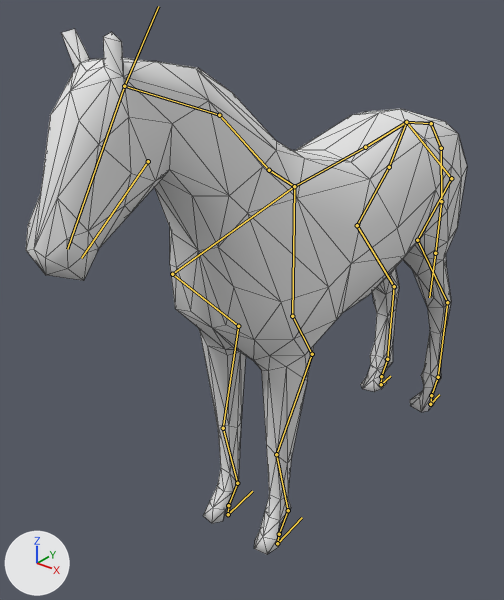
Two versions of the Blender file Assets/Models/horse_rigged.blend, one commit apart.
The view is the same before and after, from a 50 mm lens placed at (6.93, -11.46, 5.56), pointed at (-0.91, -1.66, -0.52). Lighting does not change. The marker at lower left points along +X, +Y and +Z. The bones that bend it are drawn over the model as lines. Mesh edges are drawn as thin lines.
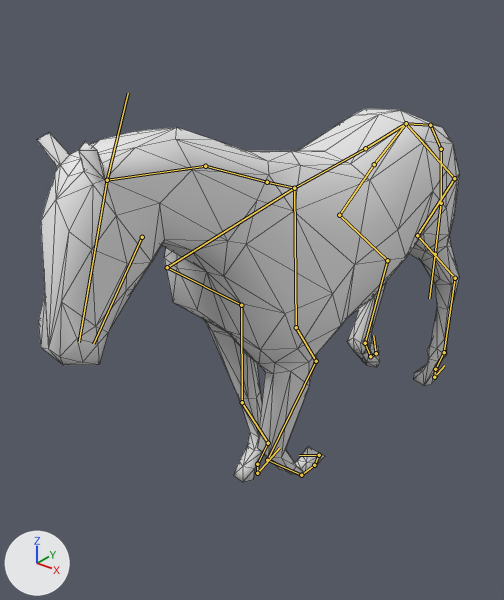
The newer file adds an action. The first version stands in its rest pose; the second is drawn at frame 24 of the action 'FastTrot1'.

The edits, one by one:
Bone 'HalswirbelUnten' (bone_halswirbelunten) turns from (0, 0, 0) to (11, 0, -1) degrees about its own x, y and z.
Bone 'HalswirbelMitte' (bone_halswirbelmitte) turns from (0, 0, 0) to (10, 0, 0) degrees about its own x, y and z.
Bone 'HalswirbelOben' (bone_halswirbeloben) turns from (0, 0, 0) to (-8, 0, 0) degrees about its own x, y and z.
Bone 'Bone.008' (bone_bone_008) turns from (0, 0, 0) to (3, 0, 1) degrees about its own x, y and z.
Bone 'Hüfte.L' (bone_hüfte_l) turns from (0, 0, 0) to (0, -2, -7) degrees about its own x, y and z.
Bone 'Oberschenkel.L' (bone_oberschenkel_l) turns from (0, 0, 0) to (16, 0, 2) degrees about its own x, y and z.
Bone 'Unterschenkel.L' (bone_unterschenkel_l) turns from (0, 0, 0) to (-9, 0, 0) degrees about its own x, y and z.
Bone 'FesselHinten.L' (bone_fesselhinten_l) turns from (0, 0, 0) to (-24, 1, -1) degrees about its own x, y and z.
Bone 'HufHinten.L' (bone_hufhinten_l) turns from (0, 0, 0) to (28, 0, 0) degrees about its own x, y and z.
Bone 'Bone.009' (bone_bone_009) turns from (0, 0, 0) to (11, 6, 6) degrees about its own x, y and z.
Bone 'Hüfte.R' (bone_hüfte_r) turns from (0, 0, 0) to (-3, 6, 4) degrees about its own x, y and z.
Bone 'Oberschenkel.R' (bone_oberschenkel_r) turns from (0, 0, 0) to (19, 0, -6) degrees about its own x, y and z.
Bone 'Unterschenkel.R' (bone_unterschenkel_r) turns from (0, 0, 0) to (-42, -2, -2) degrees about its own x, y and z.
Bone 'FesselHinten.R' (bone_fesselhinten_r) turns from (0, 0, 0) to (88, 7, 1) degrees about its own x, y and z.
Bone 'HufHinten.R' (bone_hufhinten_r) turns from (0, 0, 0) to (30, 2, -2) degrees about its own x, y and z.
Bone 'Schulter.L' (bone_schulter_l) turns from (0, 0, 0) to (-7, 8, 3) degrees about its own x, y and z.
Bone 'Oberarm.L' (bone_oberarm_l) turns from (0, 0, 0) to (-9, 1, 3) degrees about its own x, y and z.
Bone 'Elle.L' (bone_elle_l) turns from (0, 0, 0) to (-14, 2, 0) degrees about its own x, y and z.
Bone 'Röhrbein.L' (bone_röhrbein_l) turns from (0, 0, 0) to (45, -3, 0) degrees about its own x, y and z.
Bone 'FesselVorne.L' (bone_fesselvorne_l) turns from (0, 0, 0) to (87, 1, -6) degrees about its own x, y and z.
Bone 'HufVorne.L' (bone_hufvorne_l) turns from (0, 0, 0) to (17, 1, -1) degrees about its own x, y and z.
Bone 'Schulter.R' (bone_schulter_r) turns from (0, 0, 0) to (4, -2, 1) degrees about its own x, y and z.
Bone 'Oberarm.R' (bone_oberarm_r) turns from (0, 0, 0) to (12, 1, -4) degrees about its own x, y and z.
Bone 'Elle.R' (bone_elle_r) turns from (0, 0, 0) to (3, 1, -1) degrees about its own x, y and z.
Bone 'Röhrbein.R' (bone_röhrbein_r) turns from (0, 0, 0) to (2, 0, 0) degrees about its own x, y and z.
Bone 'FesselVorne.R' (bone_fesselvorne_r) turns from (0, 0, 0) to (-28, -1, 0) degrees about its own x, y and z.
Bone 'HufVorne.R' (bone_hufvorne_r) turns from (0, 0, 0) to (18, 1, 0) degrees about its own x, y and z.

Where the change shows, as pixel boxes [x1, y1, x2, y2] in the pictures (504 x 600 px):
'Cube', posed (29% shorter)
    before: [26, 29, 467, 554]
    after: [37, 109, 459, 482]
bone 'HalswirbelUnten', root to tip
    before: (294, 186) to (269, 170)
    after: (294, 188) to (267, 182)
bone 'HalswirbelMitte', root to tip
    before: (269, 170) to (219, 115)
    after: (267, 182) to (205, 166)
bone 'HalswirbelOben', root to tip
    before: (219, 115) to (124, 86)
    after: (205, 166) to (107, 180)
bone 'Bone.008', root to tip
    before: (406, 122) to (451, 178)
    after: (406, 123) to (454, 178)
bone 'Hüfte.L', root to tip
    before: (451, 178) to (417, 240)
    after: (454, 178) to (417, 235)
bone 'Oberschenkel.L', root to tip
    before: (417, 240) to (447, 302)
    after: (417, 235) to (455, 278)
bone 'Unterschenkel.L', root to tip
    before: (447, 302) to (438, 377)
    after: (455, 278) to (444, 352)
bone 'FesselHinten.L', root to tip
    before: (438, 377) to (431, 395)
    after: (444, 352) to (435, 369)
bone 'HufHinten.L', root to tip
    before: (431, 395) to (430, 404)
    after: (435, 369) to (434, 377)
bone 'Bone.009', root to tip
    before: (406, 122) to (389, 167)
    after: (406, 123) to (374, 164)
bone 'Hüfte.R', root to tip
    before: (389, 167) to (357, 225)
    after: (374, 164) to (339, 215)
bone 'Oberschenkel.R', root to tip
    before: (357, 225) to (394, 286)
    after: (339, 215) to (387, 260)
bone 'Unterschenkel.R', root to tip
    before: (394, 286) to (387, 359)
    after: (387, 260) to (365, 343)
bone 'FesselHinten.R', root to tip
    before: (387, 359) to (381, 376)
    after: (365, 343) to (370, 356)
bone 'HufHinten.R', root to tip
    before: (381, 376) to (381, 384)
    after: (370, 356) to (376, 353)
bone 'Schulter.L', root to tip
    before: (294, 186) to (292, 316)
    after: (294, 188) to (296, 327)
bone 'Oberarm.L', root to tip
    before: (292, 316) to (312, 354)
    after: (296, 327) to (316, 361)
bone 'Elle.L', root to tip
    before: (312, 354) to (276, 454)
    after: (316, 361) to (267, 460)
bone 'Röhrbein.L', root to tip
    before: (276, 454) to (288, 510)
    after: (267, 460) to (301, 475)
bone 'FesselVorne.L', root to tip
    before: (288, 510) to (279, 534)
    after: (301, 475) to (314, 465)
bone 'HufVorne.L', root to tip
    before: (279, 534) to (277, 543)
    after: (314, 465) to (319, 455)
bone 'Schulter.R', root to tip
    before: (294, 186) to (172, 274)
    after: (294, 188) to (167, 267)
bone 'Oberarm.R', root to tip
    before: (172, 274) to (238, 326)
    after: (167, 267) to (241, 305)
bone 'Elle.R', root to tip
    before: (238, 326) to (223, 428)
    after: (241, 305) to (242, 402)
bone 'Röhrbein.R', root to tip
    before: (223, 428) to (237, 483)
    after: (242, 402) to (268, 443)
bone 'FesselVorne.R', root to tip
    before: (237, 483) to (228, 505)
    after: (268, 443) to (257, 464)
bone 'HufVorne.R', root to tip
    before: (228, 505) to (228, 514)
    after: (257, 464) to (257, 473)
